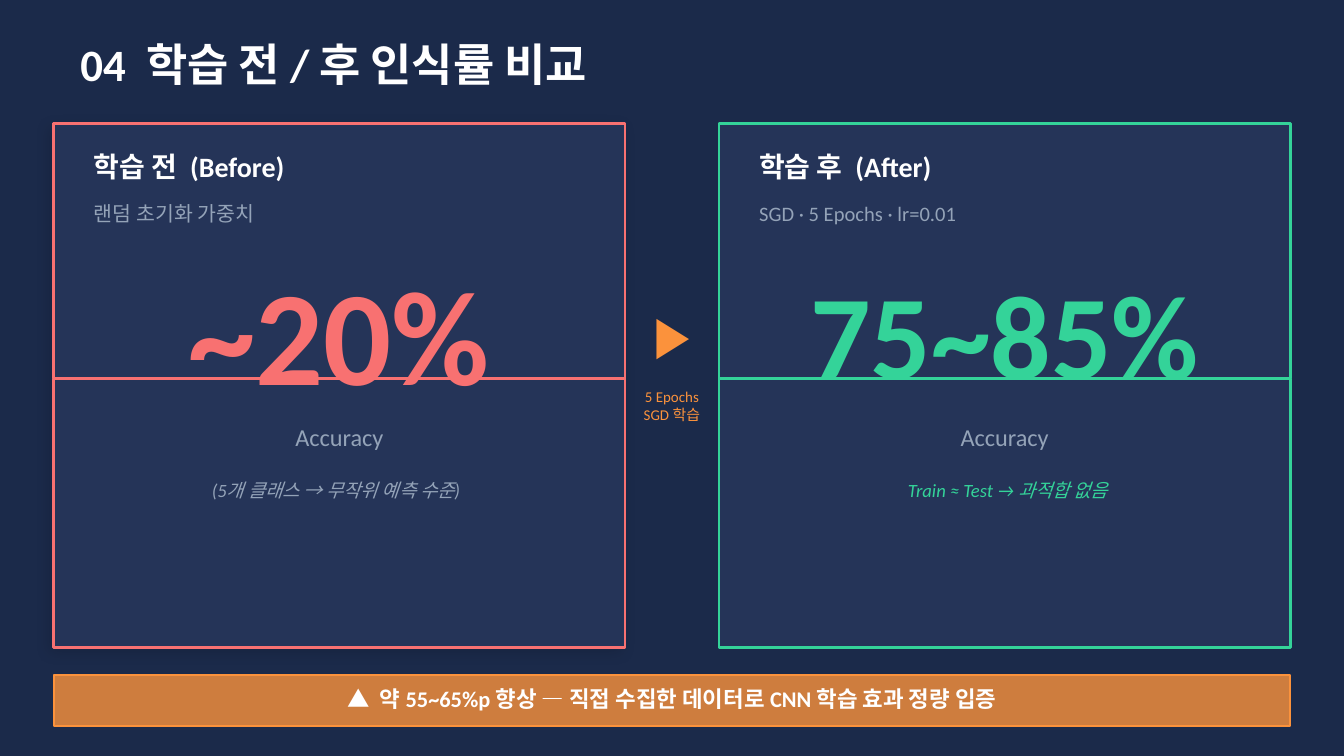
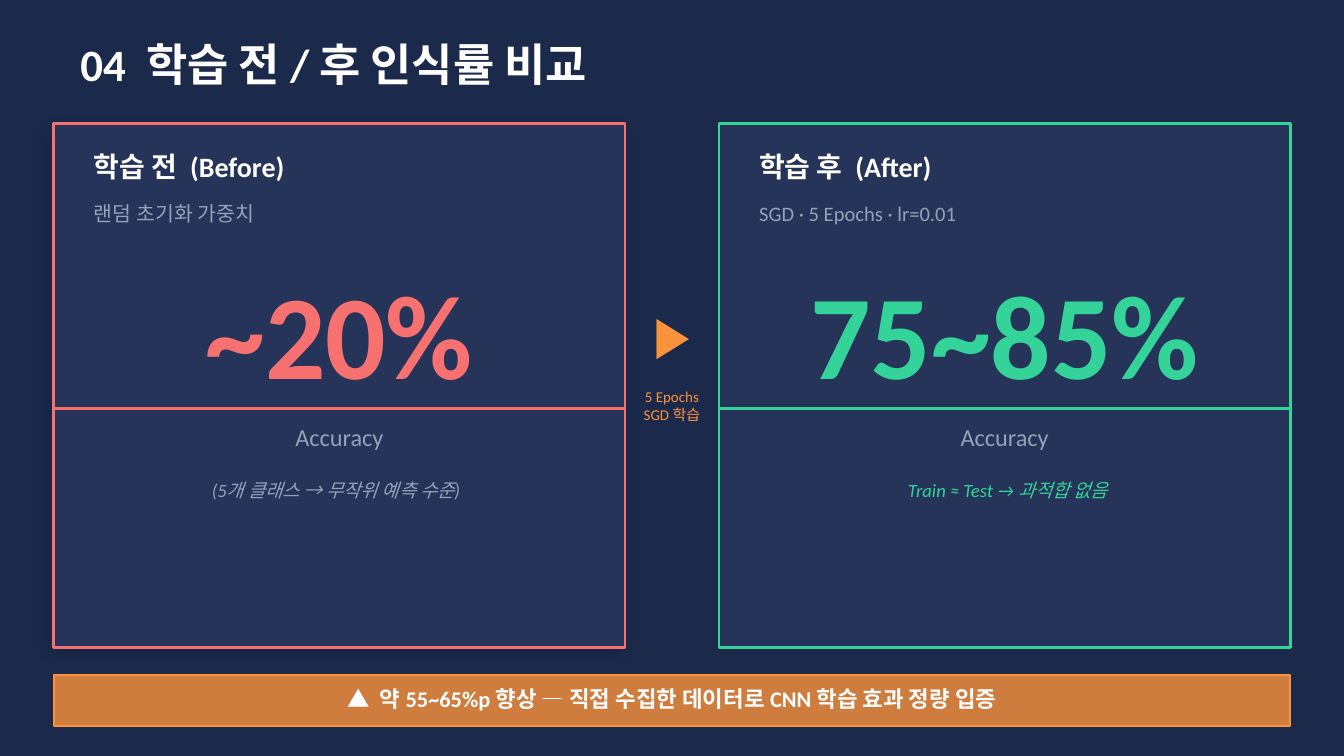
Before and after one commit to kangwoohyun999/AI_Base, a slide deck: slide 6 of project/doc/음식분류_CNN_발표.pptx. Drawn at 1344x756 pixels with LibreOffice and Linux fonts; fonts in the diff are those of the drawing. Boxes give left, top, right and bottom in pixels: in the first picture for what was removed or moved away, otherwise in the second. Text is boxed around its words. In the diff, an @@ line names an element or a change of style, - is before the commit and + after.

```diff
--- a/project/doc/음식분류_CNN_발표.pptx
+++ b/project/doc/음식분류_CNN_발표.pptx
@@ rectangle: place and size @@
-rectangle at bbox=[54, 124, 625, 379]
+rectangle at bbox=[54, 124, 625, 409]
@@ rectangle: place and size @@
-rectangle at bbox=[719, 124, 1290, 379]
+rectangle at bbox=[719, 124, 1290, 409]
@@ text "~20%" at bbox=[206, 296, 473, 408]: size 72 to 64 pt @@
@@ rectangle: place and size @@
-rectangle at bbox=[54, 379, 625, 648]
+rectangle at bbox=[54, 409, 625, 648]
@@ rectangle: place and size @@
-rectangle at bbox=[719, 379, 1290, 648]
+rectangle at bbox=[719, 409, 1290, 648]
```
Also in this commit, not shown: 2 other slides changed, 4 other files.
